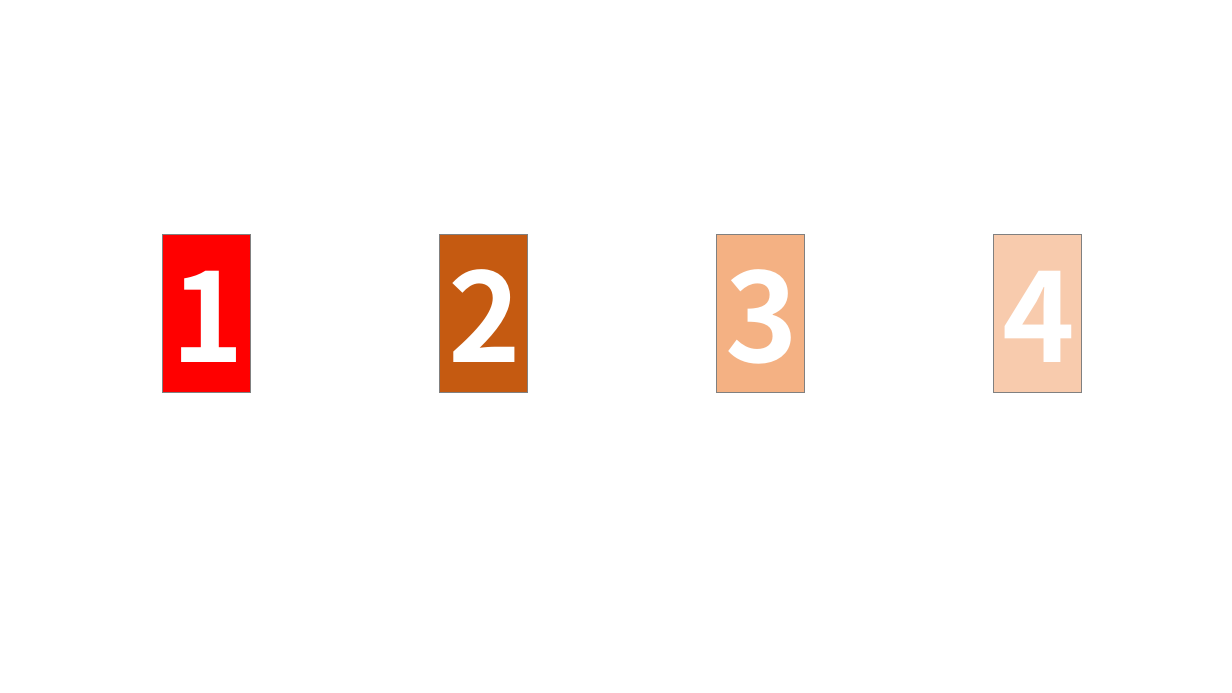
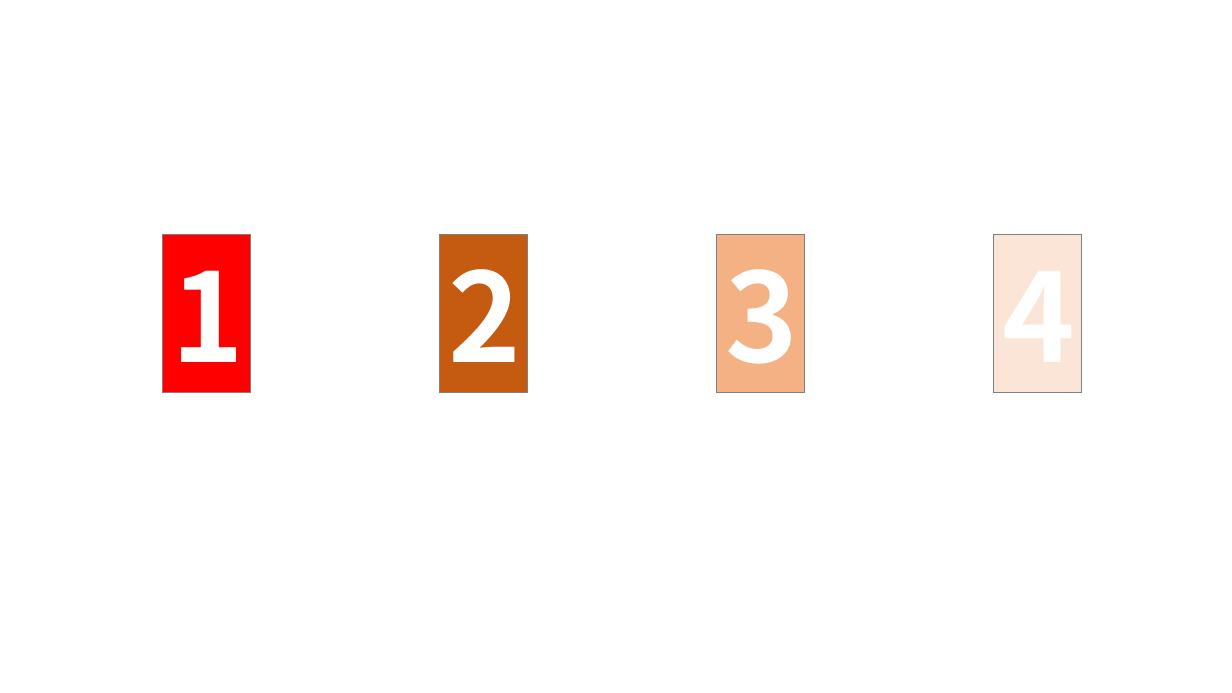
Before and after one commit to featzhang/flake-todo, a slide deck: slide 3 of docs/design/design-20210219.pptx. Drawn at 1232x693 pixels with LibreOffice and Linux fonts; fonts in the diff are those of the drawing. Boxes give left, top, right and bottom in pixels: in the first picture for what was removed or moved away, otherwise in the second. Text is boxed around its words. In the diff, an @@ line names an element or a change of style, - is before the commit and + after.

```diff
--- a/docs/design/design-20210219.pptx
+++ b/docs/design/design-20210219.pptx
@@ rectangle "4" at <box>994,235,1081,394</box>: fill #F8CBAD to #FBE5D6 @@
```
Also in this commit, not shown: 6 other files.
